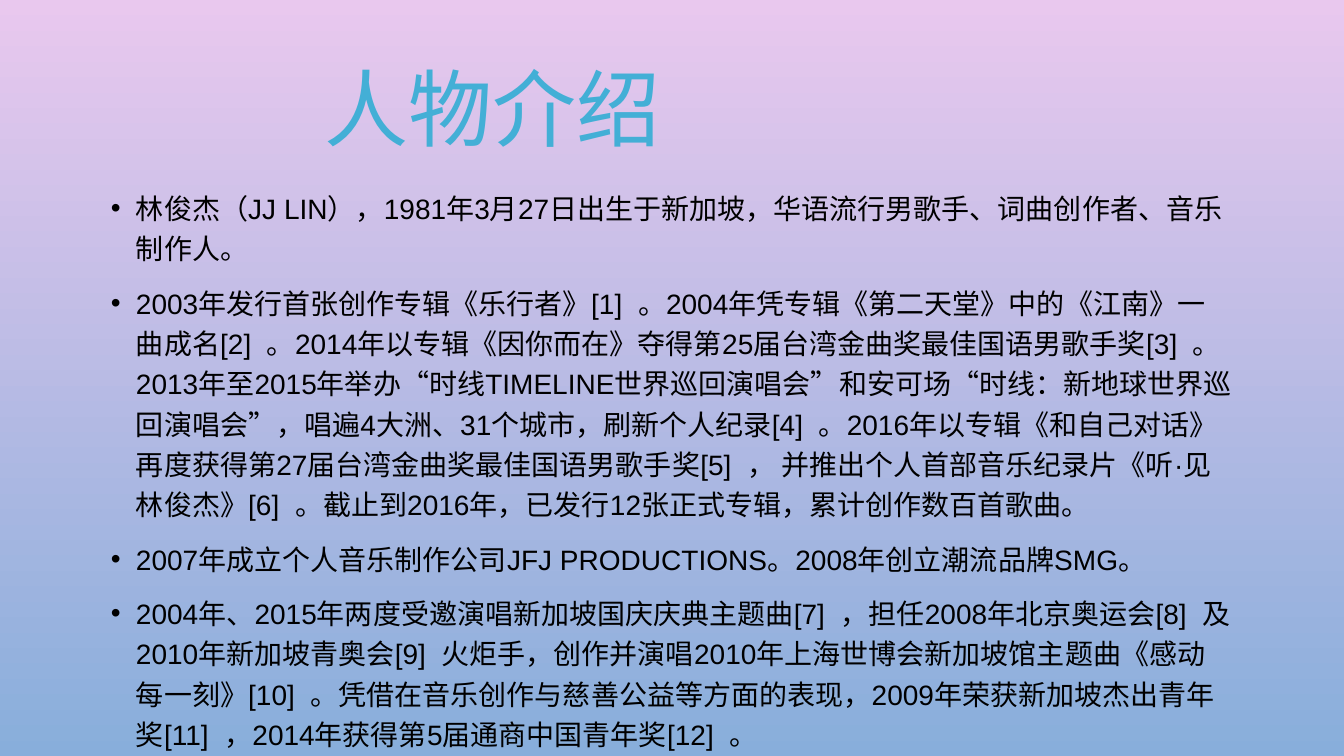
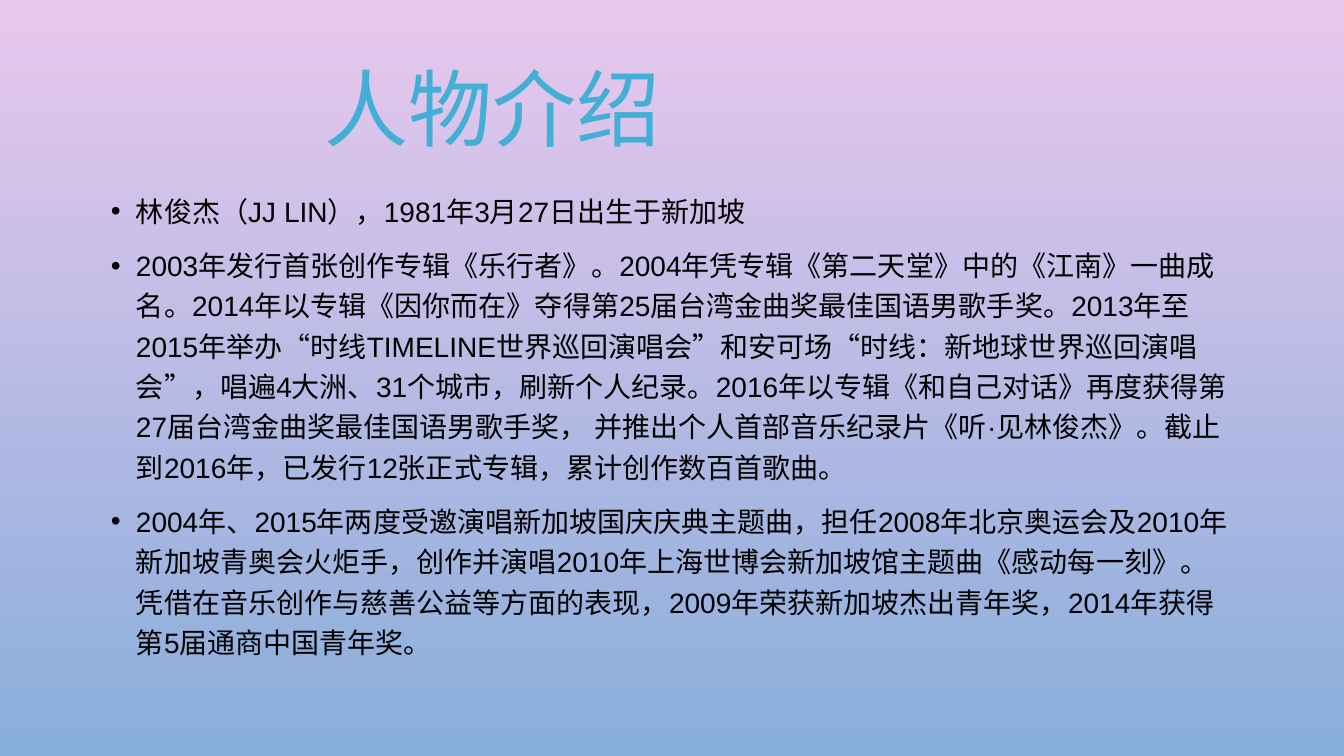
Before and after one commit to zjyechang/myProject, a slide deck: slide 2 of ppt/yechang.pptx. Drawn at 1344x756 pixels with LibreOffice and Linux fonts; fonts in the diff are those of the drawing; background and template pictures are left out. Boxes give left, top, right and bottom in pixels: in the first picture for what was removed or moved away, otherwise in the second. Text is boxed around its words. In the diff, an @@ line names an element or a change of style, - is before the commit and + after.

Commit message:
ppt2

```diff
--- a/ppt/yechang.pptx
+++ b/ppt/yechang.pptx
@@ text at (136, 198, 1227, 656): text changed @@
-• 林俊杰（JJ LIN），1981年3月27日出生于新加坡，华语流行男歌手、词曲创作者、音乐制作人。
-• 2003年发行首张创作专辑《乐行者》[1] 。2004年凭专辑《第二天堂》中的《江南》一曲成名[2] 。2014年以专辑《因你而在》夺得第25届台湾金曲奖最佳国语男歌手奖[3] 。2013年至2015年举办“时线TIMELINE世界巡回演唱会”和安可场“时线：新地球世界巡回演唱会”，唱遍4大洲、31个城市，刷新个人纪录[4] 。2016年以专辑《和自己对话》再度获得第27届台湾金曲奖最佳国语男歌手奖[5] ， 并推出个人首部音乐纪录片《听·见林俊杰》[6] 。截止到2016年，已发行12张正式专辑，累计创作数百首歌曲。
-• 2007年成立个人音乐制作公司JFJ PRODUCTIONS。2008年创立潮流品牌SMG。
-• 2004年、2015年两度受邀演唱新加坡国庆庆典主题曲[7] ，担任2008年北京奥运会[8] 及2010年新加坡青奥会[9] 火炬手，创作并演唱2010年上海世博会新加坡馆主题曲《感动每一刻》[10] 。凭借在音乐创作与慈善公益等方面的表现，2009年荣获新加坡杰出青年奖[11] ，2014年获得第5届通商中国青年奖[12] 。
+• 林俊杰（JJ LIN），1981年3月27日出生于新加坡
+• 2003年发行首张创作专辑《乐行者》。2004年凭专辑《第二天堂》中的《江南》一曲成名。2014年以专辑《因你而在》夺得第25届台湾金曲奖最佳国语男歌手奖。2013年至2015年举办“时线TIMELINE世界巡回演唱会”和安可场“时线：新地球世界巡回演唱会”，唱遍4大洲、31个城市，刷新个人纪录。2016年以专辑《和自己对话》再度获得第27届台湾金曲奖最佳国语男歌手奖， 并推出个人首部音乐纪录片《听·见林俊杰》。截止到2016年，已发行12张正式专辑，累计创作数百首歌曲。
+• 2004年、2015年两度受邀演唱新加坡国庆庆典主题曲，担任2008年北京奥运会及2010年新加坡青奥会火炬手，创作并演唱2010年上海世博会新加坡馆主题曲《感动每一刻》。凭借在音乐创作与慈善公益等方面的表现，2009年荣获新加坡杰出青年奖，2014年获得第5届通商中国青年奖。
```
Also in this commit, not shown: 6 slides added, 1 slide removed, 8 other files.
